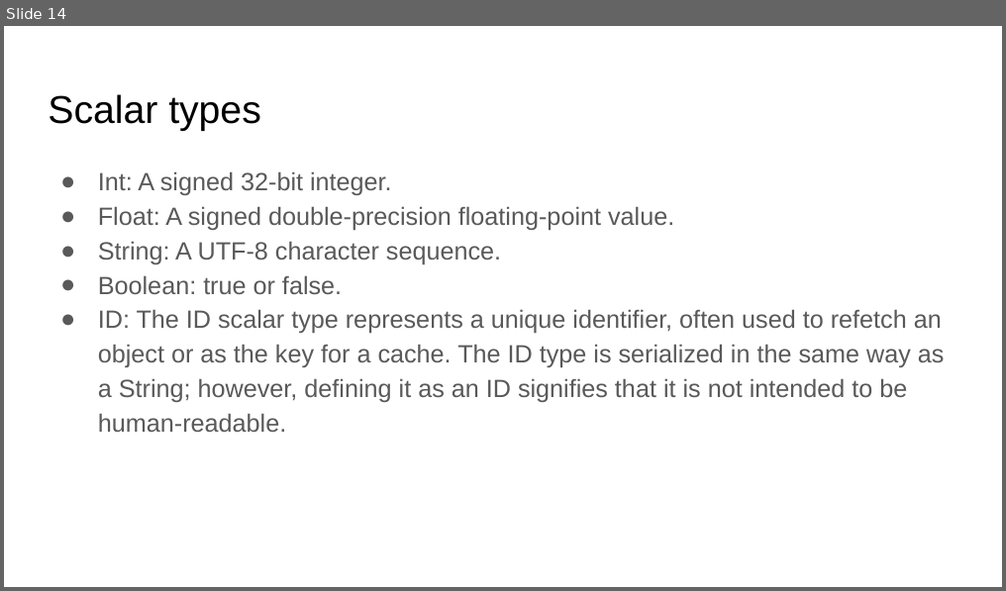
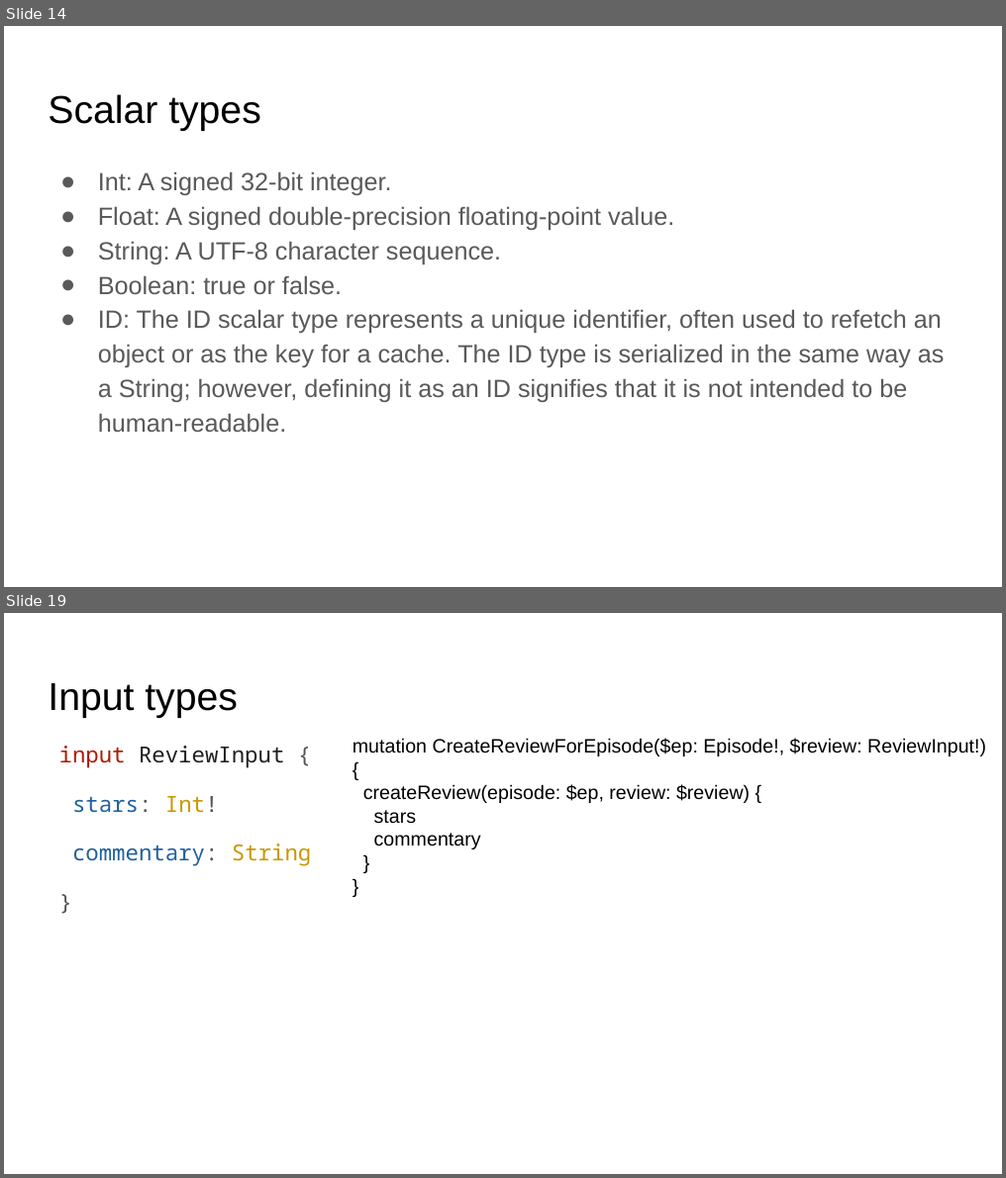
Before and after one commit to Romander/GraphQL-.NET-Presentation, a slide deck: GraphQL ❤️ .NET.pptx. Shown one above the other, each under a label of ours: slide 14 before the commit, slides 14 and 19 after it; the slides between them are not shown. The pictures are 1006x591 and 1006x1178 pixels, drawn with LibreOffice and Linux fonts; fonts in the diff are those of the drawing. Boxes give left, top, right and bottom in pixels: in the first picture for what was removed or moved away, otherwise in the second. Text is boxed around its words. In the diff, an @@ line names an element or a change of style, - is before the commit and + after.

```diff
--- a/GraphQL ❤️ .NET.pptx
+++ b/GraphQL ❤️ .NET.pptx
@@ slide 19 added at box(4, 613, 1002, 1174), background #FFFFFF @@
@@ title added at box(48, 683, 238, 718), 28 pt, text #000000 @@
+Input types
@@ text added at box(59, 746, 311, 866), 16 pt, text #1F61A0 @@
+input ReviewInput {
+stars: Int!
+commentary: String
+}
@@ text added at box(352, 738, 986, 850), 14 pt, text #000000 @@
+mutation CreateReviewForEpisode($ep: Episode!, $review: ReviewInput!) {
+createReview(episode: $ep, review: $review) {
+stars
+commentary
+}
+}
```
Also in this commit, not shown: 6 other slides added.
